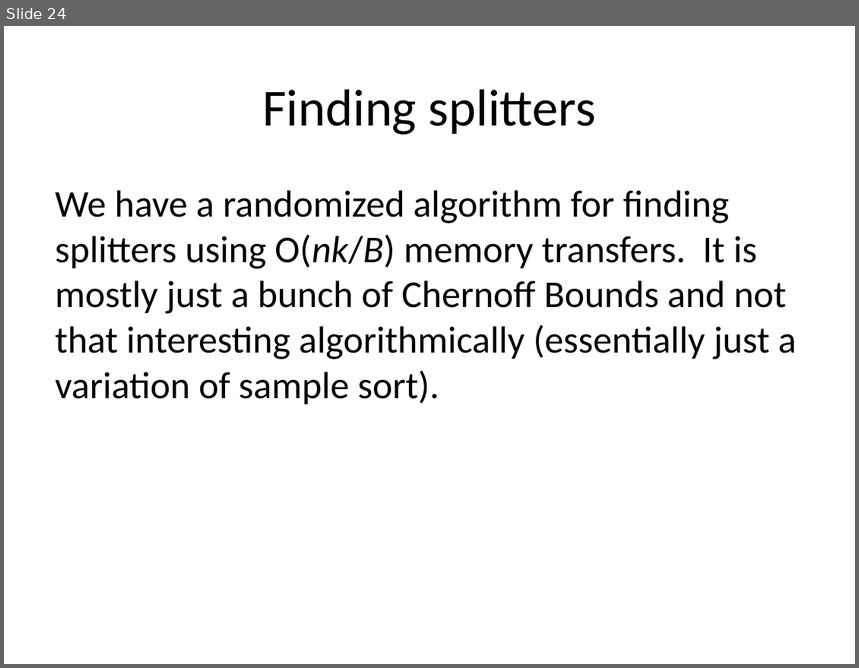
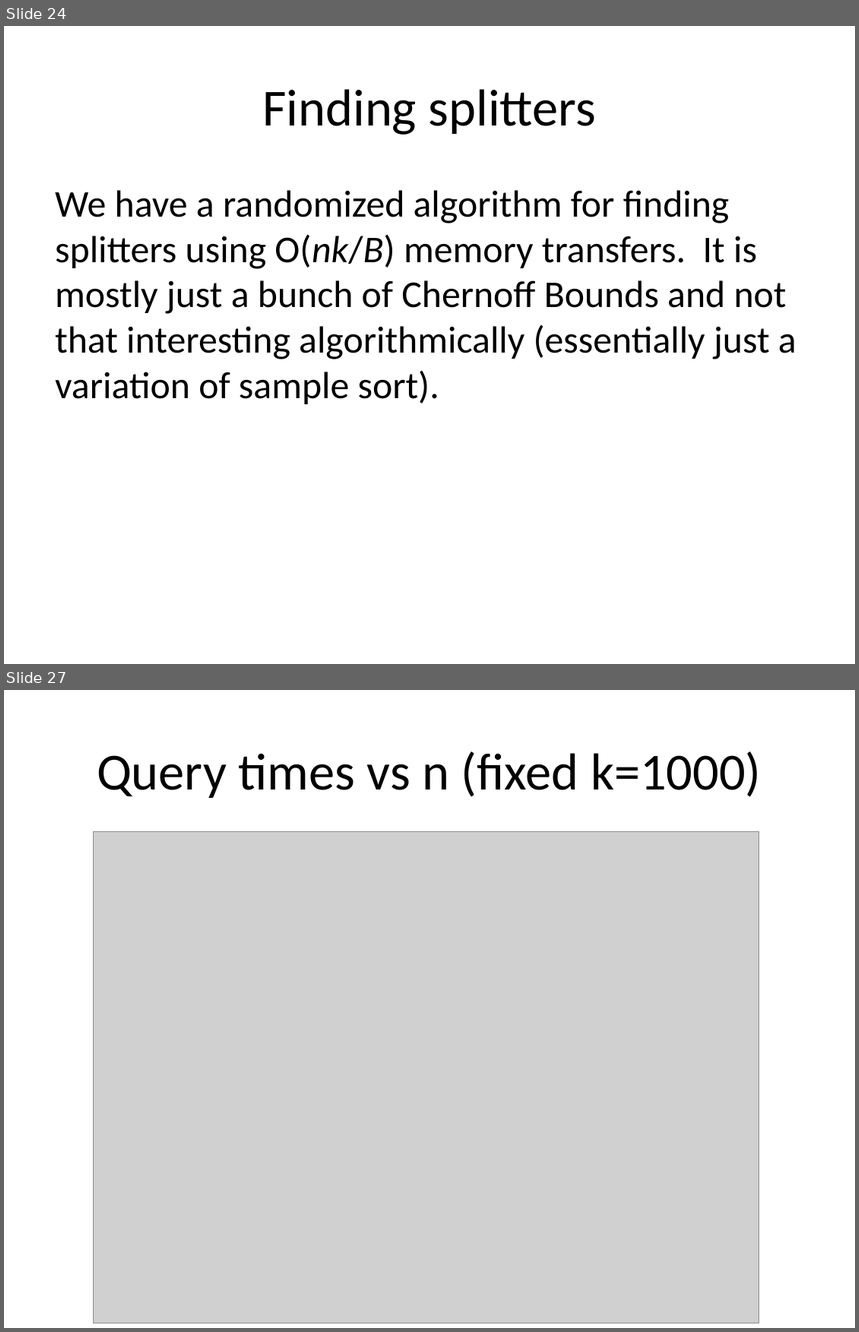
Before and after one commit to vineetgopal/fractals_paper, a slide deck: final_presentation.pptx. Shown one above the other, each under a label of ours: slide 24 before the commit, slides 24 and 27 after it; the slides between them are not shown. The pictures are 859x668 and 859x1332 pixels, drawn with LibreOffice and Linux fonts; fonts in the diff are those of the drawing; grey boxes stand for pictures. Boxes give left, top, right and bottom in pixels: in the first picture for what was removed or moved away, otherwise in the second. Text is boxed around its words. In the diff, an @@ line names an element or a change of style, - is before the commit and + after.

```diff
--- a/final_presentation.pptx
+++ b/final_presentation.pptx
@@ slide 27 added at (x1=4, y1=690, x2=855, y2=1328), background #FFFFFF @@
@@ title added at (x1=97, y1=752, x2=761, y2=798), 44 pt, text #000000 @@
+Query times vs n (fixed k=1000)
@@ picture added at (x1=94, y1=832, x2=759, y2=1323) @@
```
Also in this commit, not shown: 1 slide changed, 2 other slides added.
